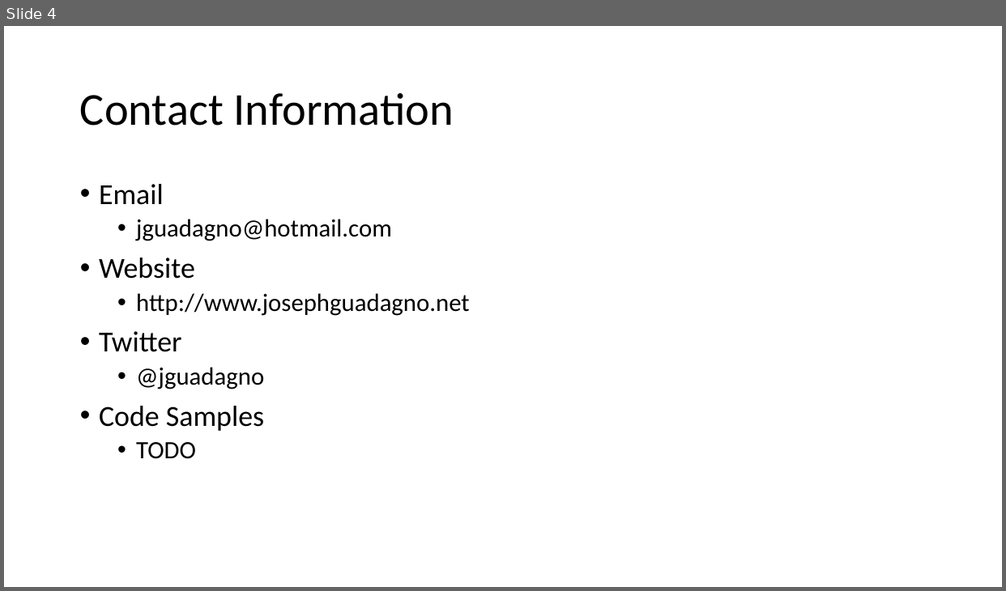
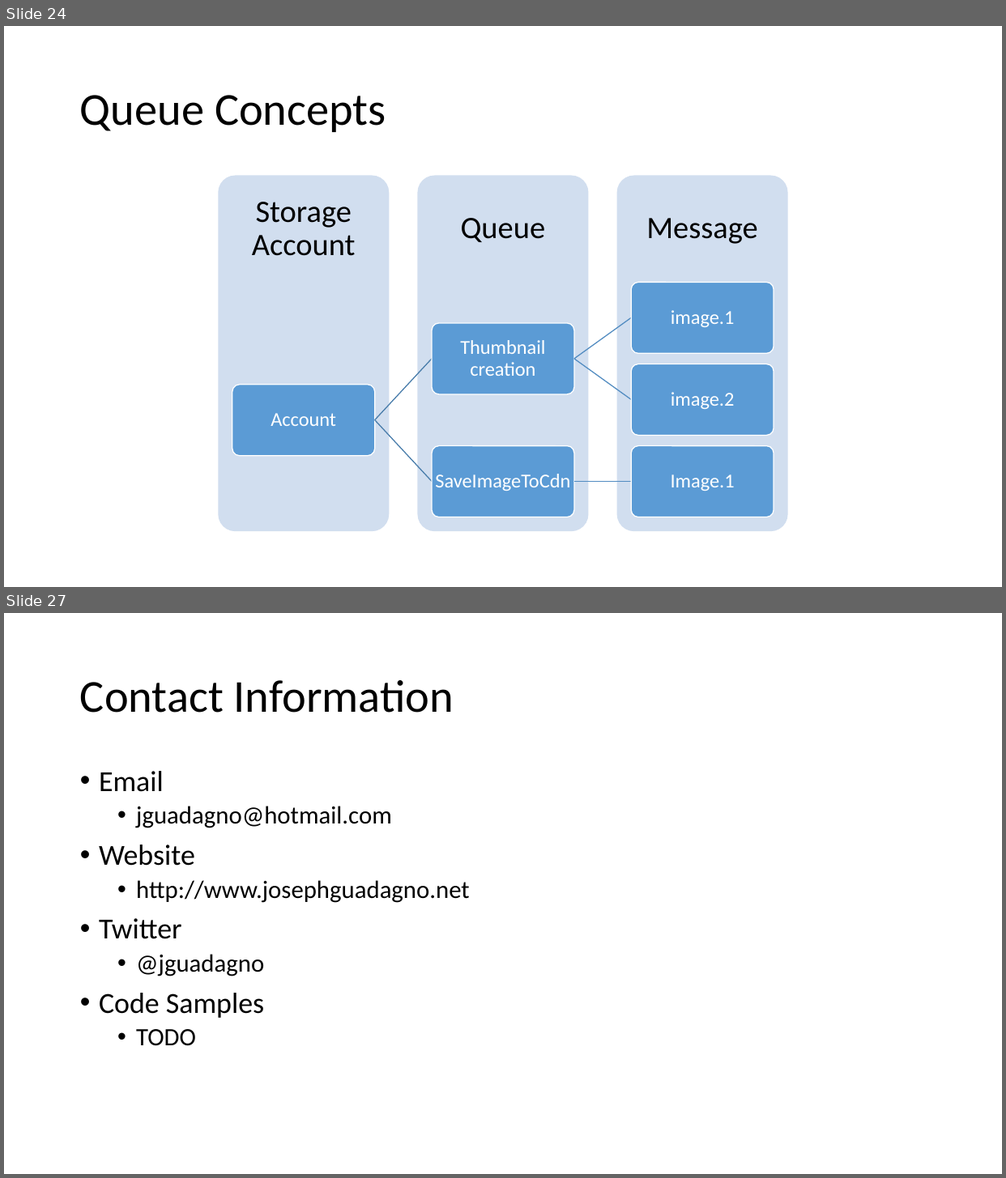
Before and after one commit to jguadagno/AzurePhotos, a slide deck: Azure Cloud Services.pptx. Shown one above the other, each under a label of ours: slide 4 before the commit, slides 24 and 27 after it; the slides between them are not shown. The pictures are 1006x591 and 1006x1178 pixels, drawn with LibreOffice and Linux fonts; fonts in the diff are those of the drawing. Boxes give left, top, right and bottom in pixels: in the first picture for what was removed or moved away, otherwise in the second. Text is boxed around its words. In the diff, an @@ line names an element or a change of style, - is before the commit and + after.

```diff
--- a/Azure Cloud Services.pptx
+++ b/Azure Cloud Services.pptx
@@ slide 24 added at (4,26,1002,587), background #FFFFFF @@
@@ title added at (80,95,386,132), 44 pt, text #000000 @@
+Queue Concepts
@@ group added at (218,176,788,532): 9 rounded rectangles, 9 texts, 5 freeform shapes @@
+Message
+Queue
+Storage Account
+Account
+Thumbnail creation
+image.1
+image.2
+SaveImageToCdn
+Image.1
@@ what was slide 4 is now slide 27 @@
```
Also in this commit, not shown: 2 slides changed, 22 other slides added.
